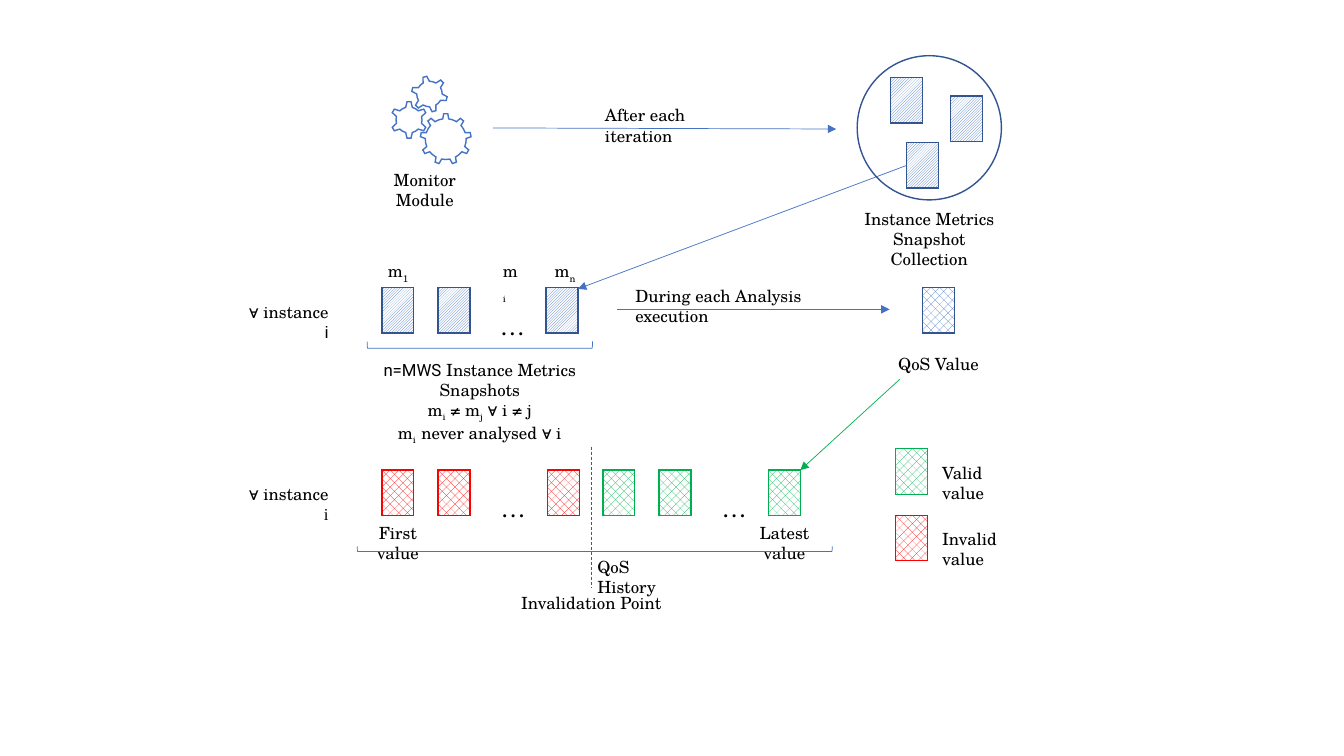
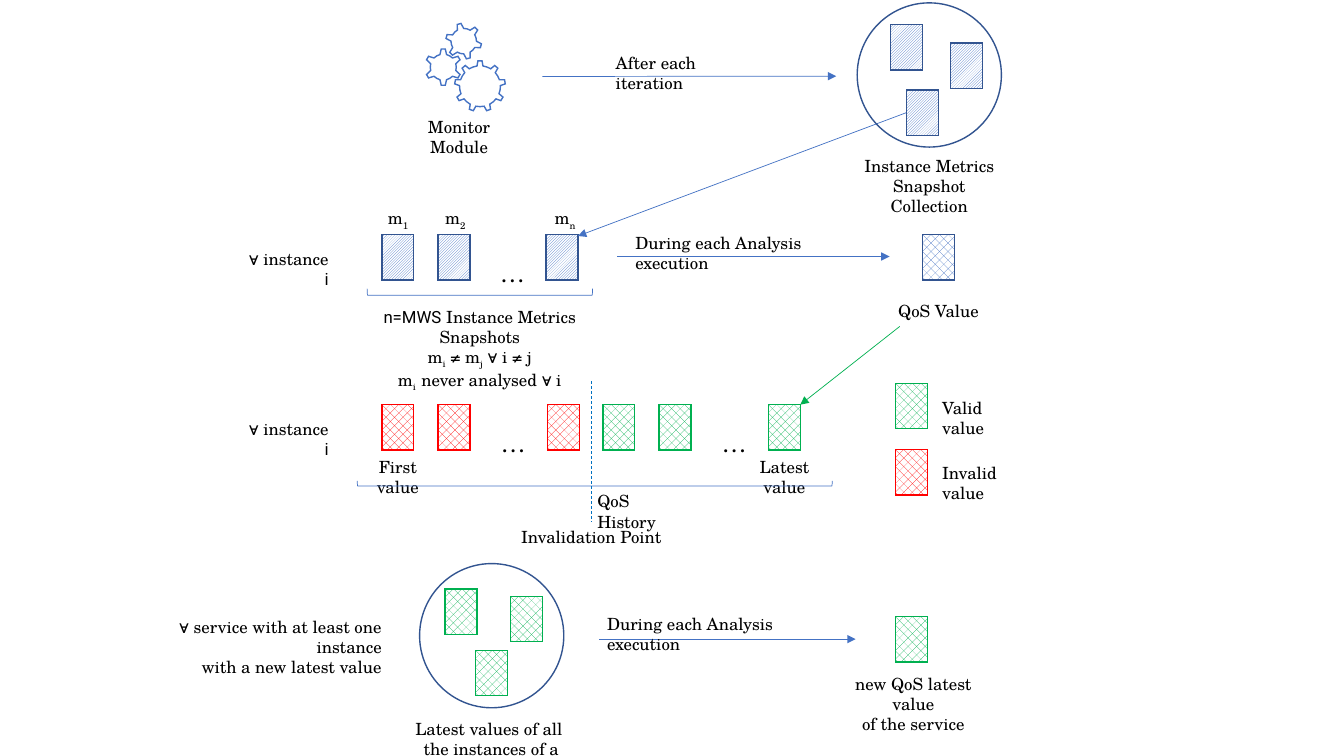
Before and after one commit to ramses-sas/ramses-sefa-SAS, a slide deck: slide 1 of documents/Managing System/MetricsAndQoS/MetricsAndQoS.pptx. Drawn at 1344x756 pixels with LibreOffice and Linux fonts; fonts in the diff are those of the drawing. Boxes give left, top, right and bottom in pixels: in the first picture for what was removed or moved away, otherwise in the second. Text is boxed around its words. In the diff, an @@ line names an element or a change of style, - is before the commit and + after.

Commit message:
Metrics and qos separate figures

```diff
--- a/documents/Managing System/MetricsAndQoS/MetricsAndQoS.pptx
+++ b/documents/Managing System/MetricsAndQoS/MetricsAndQoS.pptx
@@ gear at (442, 19, 486, 64): rotation 0 to 345 degrees @@
@@ gear at (424, 48, 462, 86): rotation 345 to 0 degrees @@
@@ text "After each iteration": place and size @@
-text "After each iteration" at (605, 108, 685, 143)
+text "After each iteration" at (616, 56, 696, 90)
@@ gear: place and size @@
-gear at (420, 114, 472, 165)
+gear at (455, 60, 506, 112)
@@ arrow moved from (493, 128) - (837, 129) to (542, 77) - (837, 77) @@
@@ text "Monitor Module": place and size @@
-text "Monitor Module" at (394, 174, 456, 207)
+text "Monitor Module" at (428, 121, 490, 154)
@@ 4 texts, 4 rectangles, 1 left bracket, 1 ellipse, 1 arrow: place and size @@
-4 texts, 4 rectangles, 1 left bracket, 1 ellipse, 1 arrow at (263, 55, 1001, 348)
+4 texts, 4 rectangles, 1 left bracket, 1 ellipse, 1 arrow at (263, 3, 1001, 296)
@@ 4 texts, 3 rectangles, 1 arrow: place and size @@
-4 texts, 3 rectangles, 1 arrow at (384, 78, 994, 443)
+4 texts, 3 rectangles, 1 arrow at (384, 24, 994, 390)
@@ text at (436, 204, 476, 234): text changed @@
-mi
+m2
@@ arrow moved from (900, 379) - (801, 470) to (900, 327) - (801, 404) @@
@@ 9 texts, 8 rectangles, 1 left bracket, 1 line: place and size @@
-9 texts, 8 rectangles, 1 left bracket, 1 line at (263, 447, 997, 610)
+9 texts, 8 rectangles, 1 left bracket, 1 line at (263, 381, 997, 544)
@@ text "∀ instance i" at (263, 424, 329, 455): font Times New Roman to Roboto in "i" @@
@@ ellipse added at (419, 564, 564, 708), fill #FFFFFF, outline #325491 1 pt @@
@@ rectangle added at (446, 589, 478, 634), fill pattern #00B050 on #FFFFFF, outline #00B050 1 pt @@
@@ rectangle added at (510, 597, 542, 642), fill pattern #00B050 on #FFFFFF, outline #00B050 1 pt @@
@@ text added at (194, 620, 382, 674), 12 pt, text #000000 @@
+∀ service with at least one instance
+with a new latest value
@@ text added at (607, 617, 773, 651), 12 pt, text #000000 @@
+During each Analysis execution
@@ rectangle added at (895, 617, 928, 662), fill pattern #00B050 on #FFFFFF, outline #00B050 1 pt @@
@@ rectangle added at (476, 650, 508, 696), fill pattern #00B050 on #FFFFFF, outline #00B050 1 pt @@
@@ arrow added from (599, 639) to (856, 639), #4472C4 0.5 pt @@
@@ text added at (855, 677, 972, 731), 12 pt, text #000000 @@
+new QoS latest value
+of the service
@@ text added at (415, 722, 563, 756), 12 pt, text #000000 @@
+Latest values of all
+the instances of a service
```
Also in this commit, not shown: 1 other slide changed, 5 other files.
